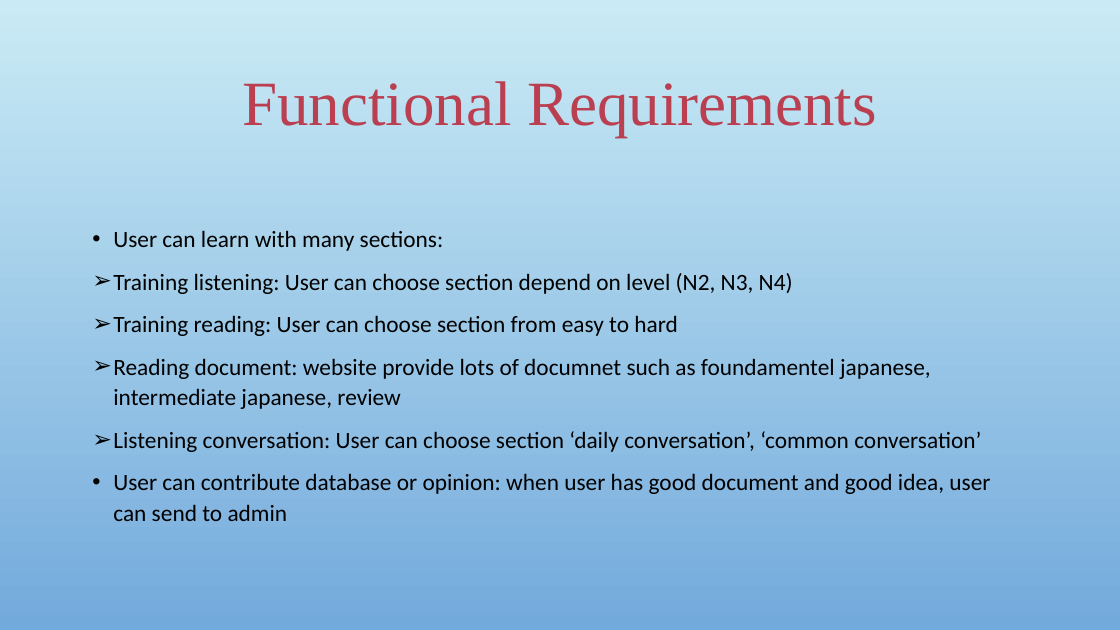
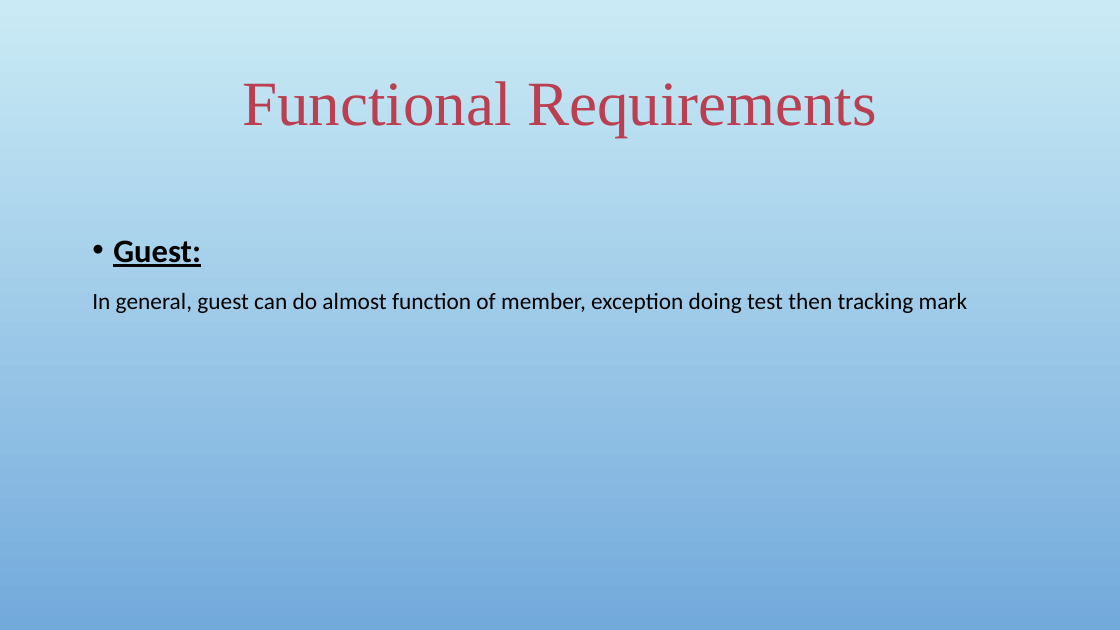
Before and after one commit to sangnvus/japanesedictionary, a slide deck: slide 11 of WIP/Documents/Report 1/UJD_VN_Examination_v1.0_EN/UJD_VN_ProjectOverview_v1.0.pptx (slide 12 before the commit). Drawn at 1120x630 pixels with LibreOffice and Linux fonts; fonts in the diff are those of the drawing; background and template pictures are left out. Boxes give left, top, right and bottom in pixels: in the first picture for what was removed or moved away, otherwise in the second. Text is boxed around its words. In the diff, an @@ line names an element or a change of style, - is before the commit and + after.

```diff
--- a/WIP/Documents/Report 1/UJD_VN_Examination_v1.0_EN/UJD_VN_ProjectOverview_v1.0.pptx
+++ b/WIP/Documents/Report 1/UJD_VN_Examination_v1.0_EN/UJD_VN_ProjectOverview_v1.0.pptx
@@ text at (x1=92, y1=240, x2=968, y2=313): text changed @@
-• User can learn with many sections:
-➢ Training listening: User can choose section depend on level (N2, N3, N4)
-➢ Training reading: User can choose section from easy to hard
-➢ Reading document: website provide lots of documnet such as foundamentel japanese, intermediate japanese, review
-➢ Listening conversation: User can choose section ‘daily conversation’, ‘common conversation’
-• User can contribute database or opinion: when user has good document and good idea, user can send to admin
+• Guest:
+In general, guest can do almost function of member, exception doing test then tracking mark
```
Also in this commit, not shown: 8 other slides changed, 2 slides added, 4 slides removed.
